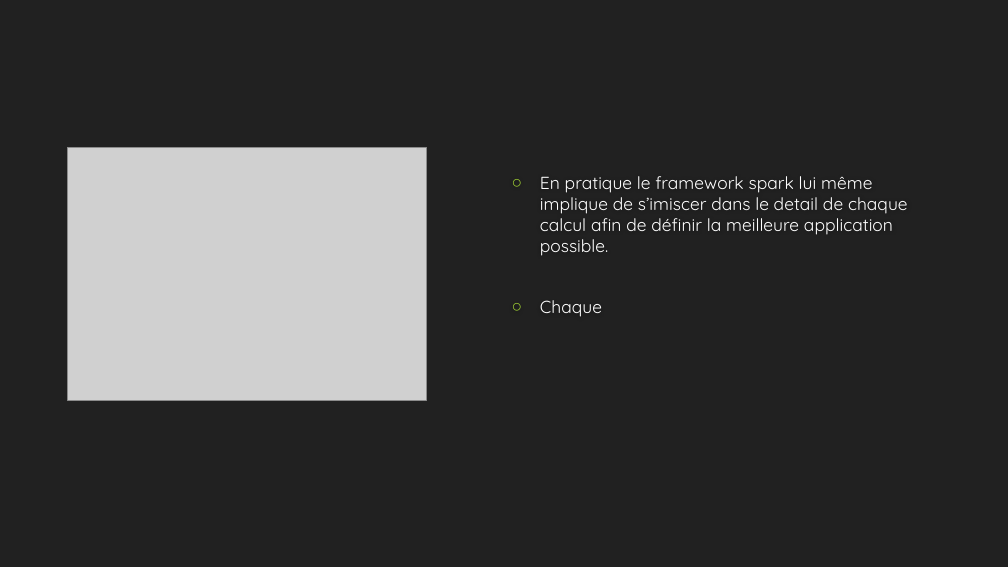
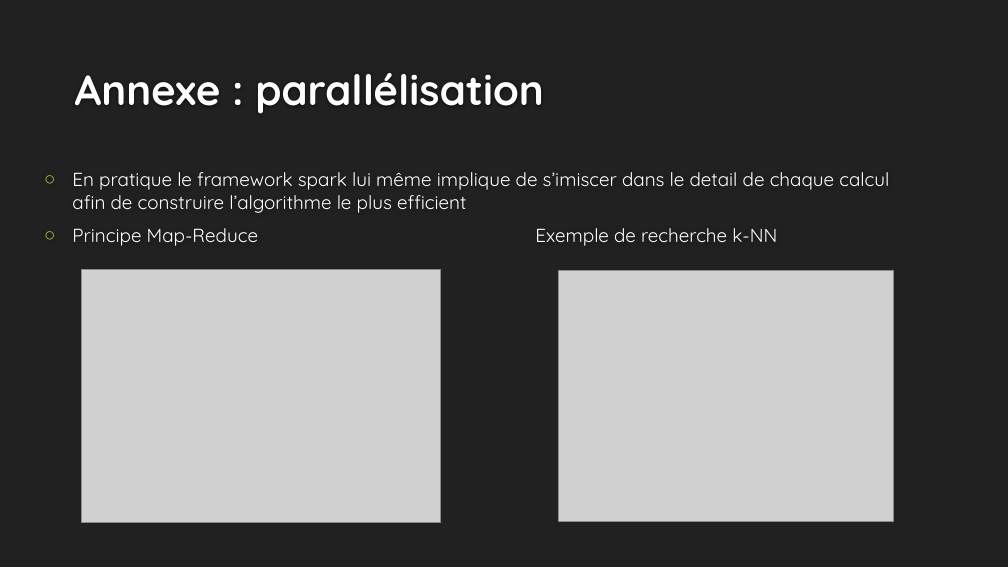
Before and after one commit to EtienneLardeur/P8_FruitsRecognition, a slide deck: slide 10 of P8_Big_Data.pptx. Drawn at 1008x567 pixels with LibreOffice and Linux fonts; fonts in the diff are those of the drawing; grey boxes stand for pictures; background and template pictures are left out. Boxes give left, top, right and bottom in pixels: in the first picture for what was removed or moved away, otherwise in the second. Text is boxed around its words. In the diff, an @@ line names an element or a change of style, - is before the commit and + after.

Commit message:
Update P8_Big_Data.pptx
notion de collaboratif Data, et perspectives techniques (parallélisation)

```diff
--- a/P8_Big_Data.pptx
+++ b/P8_Big_Data.pptx
@@ title added at <box>75,73,543,114</box>, 40 pt, text #FEFEFE, bold @@
+Annexe : parallélisation
@@ text at <box>72,172,889,246</box>: text changed; size 16.6 to 18 pt @@
-○ En pratique le framework spark lui même implique de s’imiscer dans le detail de chaque calcul afin de définir la meilleure application possible.
-○ Chaque
+○ En pratique le framework spark lui même implique de s’imiscer dans le detail de chaque calcul afin de construire l’algorithme le plus efficient
+○ Principe Map-Reduce Exemple de recherche k-NN
@@ picture: place and size @@
-picture at <box>68,147,426,401</box>
+picture at <box>82,269,440,523</box>
@@ picture added at <box>559,271,894,521</box> @@
```
Also in this commit, not shown: 6 other slides changed.
